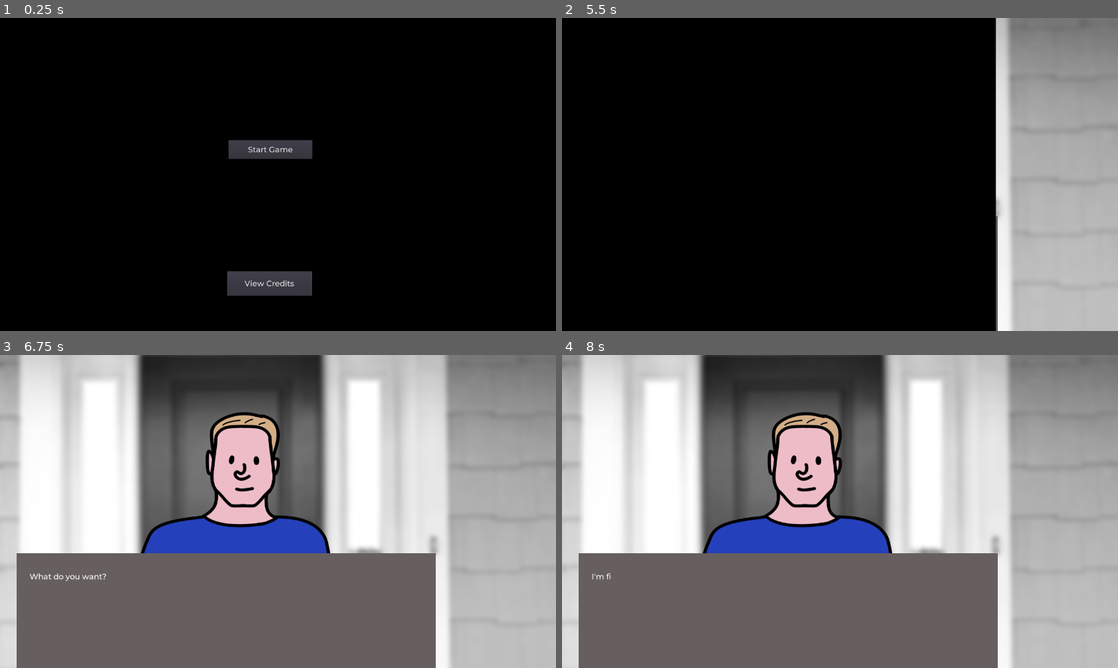
Above: before the commit, frames 1-4 (two rows, left to right).
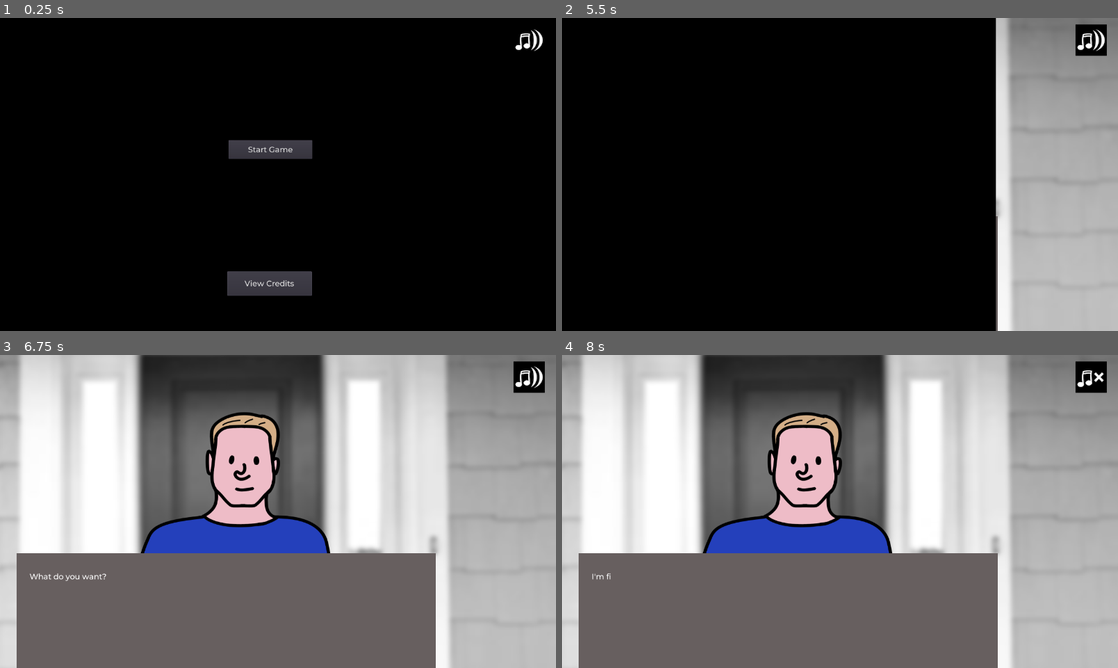
Above: after the commit, the same moments.

Repository: Feketelo/DycerLyfe-International-RenPy-
Game: Godot game, scene res://DycerLyfe.tscn
Same seed, same stepped clock (60 frames per second), same inputs: the game is played once before the commit and once after it.
Inputs (mouse positions are in pixels of both pictures, inside the frame that each line leads up to):
- Up to frame 1 (0.25 s): no input
- Up to frame 2 (5.5 s): click (1090, 39) at 0.52 s; click "Start Game" at 1.25 s; click (1090, 39) at 2.02 s; click (1090, 39) at 2.77 s; tap Enter (ui_accept) at 3.5, 3.77, 4.25, 4.52, 5 s
- Up to frame 3 (6.75 s): tap Enter (ui_accept) at 6.02, 6.5 s
- Up to frame 4 (8 s): tap Enter (ui_accept) at 6.77 s; click "Hello, how are you this eveni…" at 7.25 s

The runs differ from the first frame. In frame 1, 0.2% of the frame differs, in the area x 92-98%, y 3-11%; in frame 2, 0.6%; in frame 3, 0.6%; in frame 4, 0.6%, in the area x 92-98%, y 2-13%.

Commit message:
mute button

Diff:
--- /dev/null
+++ b/DycerLyfe.gd
@@ -0,0 +1,4 @@
+extends Node2D
+
+func _ready():
+	pass # Replace with function body.
--- a/DycerLyfe.tscn
+++ b/DycerLyfe.tscn
@@ -13,6 +13,10 @@
 [ext_resource path="res://Audio/Door Opening_a.mp3" type="AudioStream" id=11]
 [ext_resource path="res://Audio/Neon Laser Horizon.mp3" type="AudioStream" id=12]
 [ext_resource path="res://Audio/Door Closing_a.mp3" type="AudioStream" id=13]
+[ext_resource path="res://Images/Icons/sound-on.png" type="Texture" id=14]
+[ext_resource path="res://DycerLyfe.gd" type="Script" id=15]
+[ext_resource path="res://Images/Icons/sound-off.png" type="Texture" id=16]
+[ext_resource path="res://TextureButton.gd" type="Script" id=17]
 
 [sub_resource type="Animation" id=1]
 resource_name = "Intro_transition"
@@ -105,7 +109,7 @@
 
 [sub_resource type="Animation" id=3]
 resource_name = "Intro_transition"
-length = 3.0
+length = 2.0
 tracks/0/type = "value"
 tracks/0/path = NodePath("SwipeAnimation/ColorRect:rect_position")
 tracks/0/interp = 1
@@ -113,7 +117,7 @@
 tracks/0/imported = false
 tracks/0/enabled = true
 tracks/0/keys = {
-"times": PoolRealArray( 0, 1.9, 3 ),
+"times": PoolRealArray( 0, 0.8, 2 ),
 "transitions": PoolRealArray( 1, 1, 1 ),
 "update": 0,
 "values": [ Vector2( -1357, 3 ), Vector2( -15.8657, -6.98828 ), Vector2( -12, -7 ) ]
@@ -126,11 +130,11 @@
 tracks/1/enabled = true
 tracks/1/keys = {
 "clips": [ {
-"end_offset": 0.0,
+"end_offset": 0.08,
 "start_offset": 0.0,
 "stream": ExtResource( 13 )
 } ],
-"times": PoolRealArray( 1.9 )
+"times": PoolRealArray( 0.7 )
 }
 
 [sub_resource type="Animation" id=4]
@@ -164,6 +168,7 @@
 bg_color = Color( 0, 0, 0, 1 )
 
 [node name="DycerLyfe" type="Node2D"]
+script = ExtResource( 15 )
 
 [node name="Background" type="Sprite" parent="."]
 position = Vector2( 644, 360.9 )
@@ -263,14 +268,14 @@
 anims/Intro_transition = SubResource( 3 )
 anims/RESET = SubResource( 4 )
 
+[node name="DoorClose" type="AudioStreamPlayer" parent="Control/SwipeAnimation2"]
+
 [node name="ColorRect" type="ColorRect" parent="Control/SwipeAnimation2"]
 margin_left = -1355.0
 margin_top = -20.0
 margin_right = -33.0
 margin_bottom = 736.0
 color = Color( 0, 0, 0, 1 )
-
-[node name="DoorClose" type="AudioStreamPlayer" parent="Control/SwipeAnimation2"]
 
 [node name="DiceSound" type="AudioStreamPlayer" parent="Control"]
 stream = ExtResource( 9 )
@@ -336,6 +341,16 @@
 margin_bottom = 621.0
 custom_fonts/font = ExtResource( 7 )
 text = "Close Credits"
+
+[node name="TextureButton" type="TextureButton" parent="."]
+margin_left = 1182.0
+margin_top = 15.0
+margin_right = 1254.0
+margin_bottom = 87.0
+toggle_mode = true
+texture_normal = ExtResource( 14 )
+texture_pressed = ExtResource( 16 )
+script = ExtResource( 17 )
 
 [connection signal="tween_completed" from="Control/TextBox/Tween" to="Control" method="_on_Tween_tween_completed"]
 [connection signal="pressed" from="Control/TextBox/dialogue_option_1" to="Control" method="_on_dialogue_option_1_pressed"]
@@ -347,3 +362,4 @@
 [connection signal="pressed" from="StartScreen/Button" to="Control" method="_on_Button_pressed"]
 [connection signal="pressed" from="StartScreen/ShowCredits" to="Control" method="_on_ShowCredits_pressed"]
 [connection signal="pressed" from="CreditsScreen/CloseCreditsButton" to="Control" method="_on_CloseCreditsButton_pressed"]
+[connection signal="pressed" from="TextureButton" to="TextureButton" method="_on_TextureButton_pressed"]
--- /dev/null
+++ b/TextureButton.gd
@@ -0,0 +1,6 @@
+extends TextureButton
+
+var audio_bus = AudioServer.get_bus_index("Master")
+
+func _on_TextureButton_pressed():
+	AudioServer.set_bus_mute(audio_bus, not AudioServer.is_bus_mute(audio_bus))
Not shown: 1 places in DycerLyfe.tscn that only renumber resources
Binary file added: Images/Icons/corp_logo.png
Not shown, added: Images/Icons/corp_logo.png.import
Binary file added: Images/Icons/sound-off.png
Not shown, added: Images/Icons/sound-off.png.import
Binary file added: Images/Icons/sound-on.png
Not shown, added: Images/Icons/sound-on.png.import
